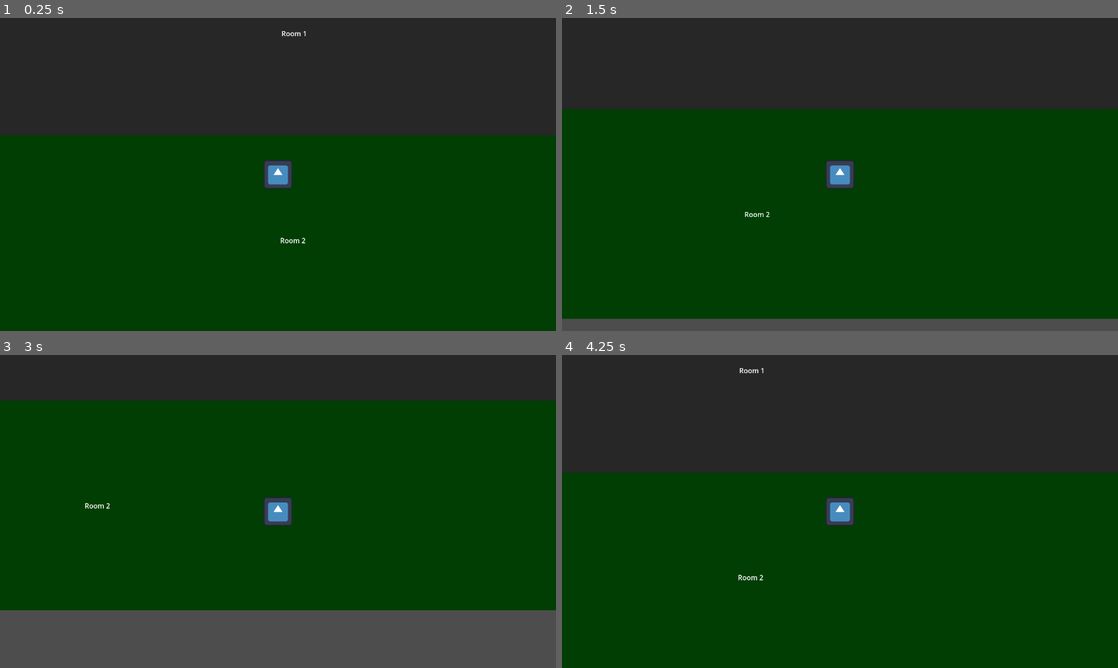
Above: before the commit, frames 1-4 (two rows, left to right).
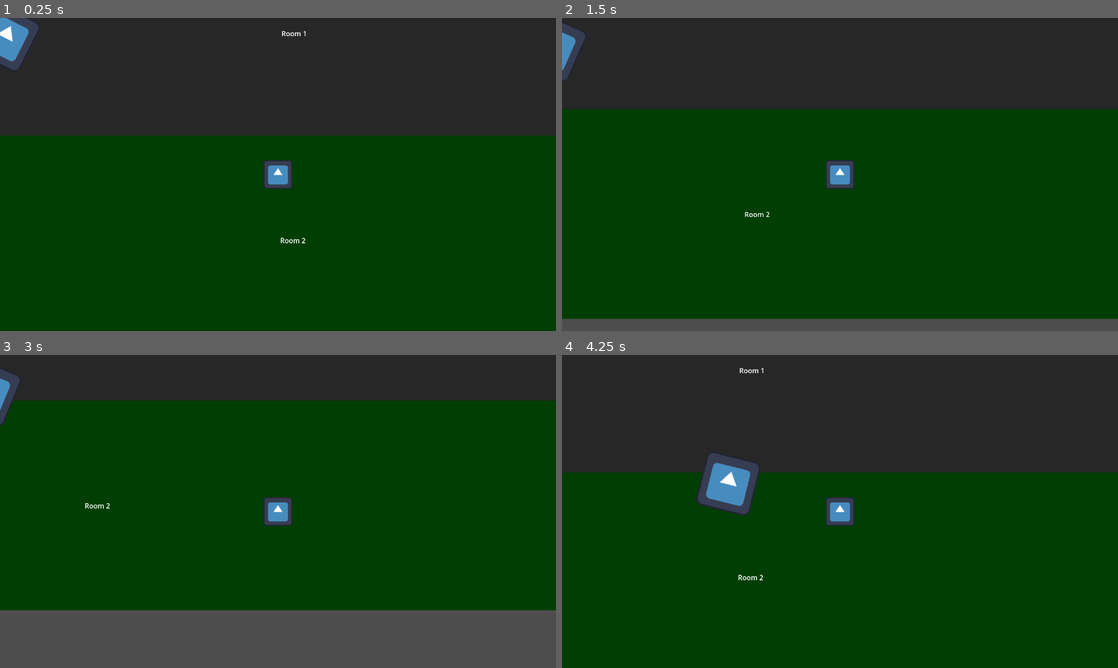
Above: after the commit, the same moments.

Repository: luisgcarrillo/WildGameJam
Game: Godot game, scene res://Scenes/world.tscn
Two runs of this game, one before a commit and one after it. Both use one fixed random seed, a clock stepped at 60 frames per second and the inputs below. The engine's default icon, where the game draws it, is replaced by a stand-in: a white triangle on a blue panel in a dark square.
Inputs:
- Up to frame 1 (0.25 s): no input
- Up to frame 2 (1.5 s): hold Right (Right) 0.53-1.28 s; hold S (Down) from 1.28 s (still down)
- Up to frame 3 (3 s): release S (Down) at 2.03 s; hold Right (Right) 2.03-2.78 s; hold Up (Up) from 2.78 s (still down)
- Up to frame 4 (4.25 s): release Up (Up) at 3.53 s; hold A (Left) from 3.53 s (still down)

The runs differ from the first frame. In frame 1, 0.9% of the frame differs, in the area x 0-7%, y 0-17%; in frame 2, 0.5%; in frame 3, 0.4%; in frame 4, 1.7%, in the area x 24-36%, y 31-52%.

Commit message:
Created enemy
Enemy follows you. Hope this doesn't break anything!!

Diff:
--- /dev/null
+++ b/Scenes/Enemy.gd
@@ -0,0 +1,21 @@
+extends CharacterBody2D
+
+@onready var player = get_parent().get_node("Player")
+
+const SPEED = 300.0
+const JUMP_VELOCITY = -400.0
+var ACCEL = 10000.0
+
+# Get the gravity from the project settings to be synced with RigidBody nodes.
+var gravity = ProjectSettings.get_setting("physics/2d/default_gravity")
+
+
+func _physics_process(delta):
+	velocity = Vector2()
+
+	var player_position = player.global_position
+	var target_position = (player_position - position).normalized()
+	velocity = velocity.move_toward(target_position * SPEED, ACCEL * delta)
+
+	move_and_slide()
+	look_at(player_position)
--- a/Scenes/world.tscn
+++ b/Scenes/world.tscn
@@ -1,12 +1,26 @@
-[gd_scene load_steps=2 format=3 uid="uid://c4dbdttajqbhe"]
+[gd_scene load_steps=5 format=3 uid="uid://c4dbdttajqbhe"]
 
 [ext_resource type="PackedScene" uid="uid://drjlui1lqduat" path="res://Scenes/Player.tscn" id="1_pgkqv"]
+[ext_resource type="Script" path="res://Scenes/Enemy.gd" id="2_8eyt0"]
+[ext_resource type="Texture2D" uid="uid://dhg44avw2b2q" path="res://icon.svg" id="3_xkif3"]
+
+[sub_resource type="RectangleShape2D" id="RectangleShape2D_xy8vy"]
 
 [node name="World" type="Node2D"]
 
 [node name="Player" parent="." instance=ExtResource("1_pgkqv")]
 z_index = 1
 position = Vector2(665, 335)
+
+[node name="Enemy" type="CharacterBody2D" parent="."]
+z_index = 1
+script = ExtResource("2_8eyt0")
+
+[node name="Sprite2D" type="Sprite2D" parent="Enemy"]
+texture = ExtResource("3_xkif3")
+
+[node name="CollisionShape2D" type="CollisionShape2D" parent="Enemy"]
+shape = SubResource("RectangleShape2D_xy8vy")
 
 [node name="ColorRect" type="ColorRect" parent="."]
 offset_left = -451.0
@@ -51,3 +65,5 @@
 grow_horizontal = 2
 grow_vertical = 2
 text = "Room 2"
+
+[editable path="Player"]
